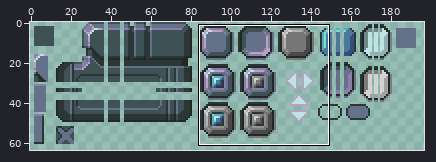
Two states of a sprite sheet, examples/data/gui/skins/scifi.png. The picture above shows the old version from afar; the outline marks the close-up.
Close-up. The starting point:
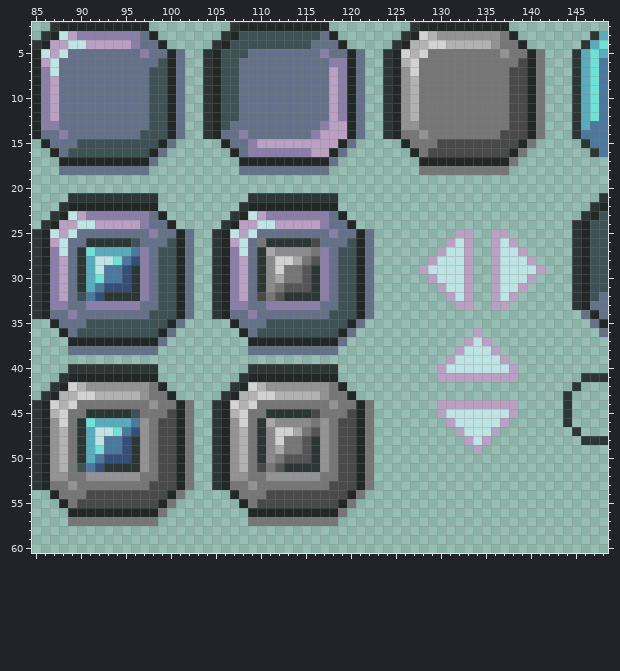
The file is 256x64 pixels. Colours within 5 levels of each other are drawn and written as one. Shown: x 85..148, y 2..60. The wide view leaves out empty margins.
Now the later version:
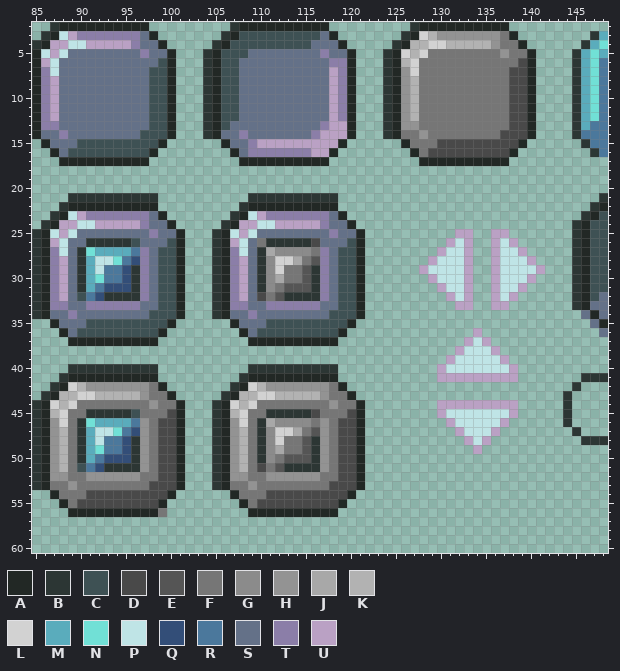
Palette (. is transparent): A #222825  B #2c3634  C #3e5154  D #494949  E #555555  F #767676  G #8b8b8b  H #939393  J #a8a8a8  K #b2b2b2  L #d2d2d2  M #5aacbc  N #71e0d6  P #bfe4e6  Q #334e78  R #4b789c  S #647188  T #8b7ea8  U #baa1c4
Log entry: Better button without bottom line.
Difference:
@@ x 85..148 @@
  4 BAUUPPUUUUUTSSA.....BACCCCCCCCCSSSA.....BAKKLLKKKKKHFFA......BMN
- 5 APUPSSSSSSSSTSSAS..BACCCSSSSSSSSTSSAS..BALKLFFFFFFFFHFFAF...BMNM
- 6 AUPSSSSSSSSSSSCAS..BACCSSSSSSSSSSTTAS..BAKLFFFFFFFFFFFDAF...BMNR
- 7 ATPSSSSSSSSSSCCAS..BACCSSSSSSSSSSUTAS..BAHLFFFFFFFFFFDDAF...BMNR
- 8 ATUSSSSSSSSSSCCAS..BACCSSSSSSSSSSUTAS..BAHKFFFFFFFFFFDDAF...BMNR
- 9 ATUSSSSSSSSSSCCAS..BACCSSSSSSSSSSUTAS..BAHKFFFFFFFFFFDDAF...BMNR
-10 ATUSSSSSSSSSSCCAS..BACCSSSSSSSSSSUTAS..BAHKFFFFFFFFFFDDAF...BMNR
-11 ATUSSSSSSSSSSCCAS..BACCSSSSSSSSSSUTAS..BAHKFFFFFFFFFFDDAF...BMNR
-12 ATUSSSSSSSSSSCCAS..BACCSSSSSSSSSSUTAS..BAHKFFFFFFFFFFDDAF...BMNR
-13 ATTSSSSSSSSSSCCAS..BACSSSSSSSSSSTUUAS..BAHHFFFFFFFFFFDDAF...BMRR
-14 ASSTSSSSSSSSCCCAS..BASSTSSSSSSSTUUUAS..BAFFHFFFFFFFFDDDAF...BRRR
-15 .ASSSCCCCCCCCCAS.....ASSTUUUUUUUUUAS.....AFFFDDDDDDDDDAF.....BRR
-16 ..ASCCCCCCCCCAS.......ASTTTTTTTUUAS.......AFDDDDDDDDDAF.......BR
-17 ...AAAAAAAAAAS.........AAAAAAAAAAS.........AAAAAAAAAAF..........
-18 ...SSSSSSSSSS..........SSSSSSSSSS..........FFFFFFFFFF...........
+ 5 APUPSSSSSSSSTSSA...BACCCSSSSSSSSTSSA...BALKLFFFFFFFFHFFA....BMNM
+ 6 AUPSSSSSSSSSSSCA...BACCSSSSSSSSSSTTA...BAKLFFFFFFFFFFFDA....BMNR
+ 7 ATPSSSSSSSSSSCCA...BACCSSSSSSSSSSUTA...BAHLFFFFFFFFFFDDA....BMNR
+ 8 ATUSSSSSSSSSSCCA...BACCSSSSSSSSSSUTA...BAHKFFFFFFFFFFDDA....BMNR
+ 9 ATUSSSSSSSSSSCCA...BACCSSSSSSSSSSUTA...BAHKFFFFFFFFFFDDA....BMNR
+10 ATUSSSSSSSSSSCCA...BACCSSSSSSSSSSUTA...BAHKFFFFFFFFFFDDA....BMNR
+11 ATUSSSSSSSSSSCCA...BACCSSSSSSSSSSUTA...BAHKFFFFFFFFFFDDA....BMNR
+12 ATUSSSSSSSSSSCCA...BACCSSSSSSSSSSUTA...BAHKFFFFFFFFFFDDA....BMNR
+13 ATTSSSSSSSSSSCCA...BACSSSSSSSSSSTUUA...BAHHFFFFFFFFFFDDA....BMRR
+14 ASSTSSSSSSSSCCCA...BASSTSSSSSSSTUUUA...BAFFHFFFFFFFFDDDA....BRRR
+15 .ASSSCCCCCCCCCA......ASSTUUUUUUUUUA......AFFFDDDDDDDDDA......BRR
+16 ..ASCCCCCCCCCA........ASTTTTTTTUUA........AFDDDDDDDDDA........BR
+17 ...AAAAAAAAAA..........AAAAAAAAAA..........AAAAAAAAAA...........
+18 ................................................................
 19 ................................................................
@@ x 87..124 @@
 24 AUUPPUUUUUTSSA.....BAUUPPUUUUUTSSA....
-25 PUPSSSSSSSSTSSAS..BAPUPSSSSSSSSTSSAS..
-26 UPSSBBBBBCSSSCAS..BAUPSFBBBBBDSSSCAS..
-27 TPSBNMMMMRTSCCAS..BATPSBJGGGGFTSCCAS..
-28 TUSBMPPNRQTSCCAS..BATUSBGLLJFETSCCAS..
-29 TUSBMPRRQBTSCCAS..BATUSBGLFFEBTSCCAS..
-30 TUSBMNRRQBTSCCAS..BATUSBGJFFEBTSCCAS..
-31 TUSBMRQQQBTSCCAS..BATUSBGFEEEBTSCCAS..
-32 TUSCRQBBBBTSCCAS..BATUSDFEBBBBTSCCAS..
-33 TTSSTTTTTTSSCCAS..BATTSSTTTTTTSSCCAS..
-34 SSTSSSSSSSSCCCAS..BASSTSSSSSSSSCCCAS..
-35 ASSSCCCCCCCCCAS.....ASSSCCCCCCCCCAS...
-36 .ASCCCCCCCCCAS.......ASCCCCCCCCCAS....
-37 ..AAAAAAAAAAS.........AAAAAAAAAAS.....
-38 ..SSSSSSSSSS..........SSSSSSSSSS......
+25 PUPSSSSSSSSTSSA...BAPUPSSSSSSSSTSSA...
+26 UPSSBBBBBCSSSCA...BAUPSFBBBBBDSSSCA...
+27 TPSBNMMMMRTSCCA...BATPSBJGGGGFTSCCA...
+28 TUSBMPPNRQTSCCA...BATUSBGLLJFETSCCA...
+29 TUSBMPRRQBTSCCA...BATUSBGLFFEBTSCCA...
+30 TUSBMNRRQBTSCCA...BATUSBGJFFEBTSCCA...
+31 TUSBMRQQQBTSCCA...BATUSBGFEEEBTSCCA...
+32 TUSCRQBBBBTSCCA...BATUSDFEBBBBTSCCA...
+33 TTSSTTTTTTSSCCA...BATTSSTTTTTTSSCCA...
+34 SSTSSSSSSSSCCCA...BASSTSSSSSSSSCCCA...
+35 ASSSCCCCCCCCCA......ASSSCCCCCCCCCA....
+36 .ASCCCCCCCCCA........ASCCCCCCCCCA.....
+37 ..AAAAAAAAAA..........AAAAAAAAAA......
+38 ......................................
 39 ......................................
@@ x 87..124 @@
 43 AKKLLKKKKKHFFA.....BAKKLLKKKKKHFFA....
-44 LKLFFFFFFFFHFFAF..BALKLFFFFFFFFHFFAF..
-45 KLFFBBBBBCFFFDAF..BAKLFFBBBBBDFFFDAF..
-46 HLFBNMMMMRHFDDAF..BAHLFBJGGGGFHFDDAF..
-47 HKFBMPPNRQHFDDAF..BAHKFBGLLJFEHFDDAF..
-48 HKFBMPRRQBHFDDAF..BAHKFBGLFFEBHFDDAF..
-49 HKFBMNRRQBHFDDAF..BAHKFBGJFFEBHFDDAF..
-50 HKFBMRQQQBHFDDAF..BAHKFBGFEEEBHFDDAF..
-51 HKFCRQBBBBHFDDAF..BAHKFDFEBBBBHFDDAF..
-52 HHFFHHHHHHFFDDAF..BAHHFFHHHHHHFFDDAF..
-53 FFHFFFFFFFFDDDAF..BAFFHFFFFFFFFDDDAF..
-54 AFFFDDDDDDDDDAF.....AFFFDDDDDDDDDAF...
-55 .AFDDDDDDDDDAF.......AFDDDDDDDDDAF....
-56 ..AAAAAAAAAAF.........AAAAAAAAAAF.....
-57 ..FFFFFFFFFF..........FFFFFFFFFF......
+44 LKLFFFFFFFFHFFA...BALKLFFFFFFFFHFFA...
+45 KLFFBBBBBCFFFDA...BAKLFFBBBBBDFFFDA...
+46 HLFBNMMMMRHFDDA...BAHLFBJGGGGFHFDDA...
+47 HKFBMPPNRQHFDDA...BAHKFBGLLJFEHFDDA...
+48 HKFBMPRRQBHFDDA...BAHKFBGLFFEBHFDDA...
+49 HKFBMNRRQBHFDDA...BAHKFBGJFFEBHFDDA...
+50 HKFBMRQQQBHFDDA...BAHKFBGFEEEBHFDDA...
+51 HKFCRQBBBBHFDDA...BAHKFDFEBBBBHFDDA...
+52 HHFFHHHHHHFFDDA...BAHHFFHHHHHHFFDDA...
+53 FFHFFFFFFFFDDDA...BAFFHFFFFFFFFDDDA...
+54 AFFFDDDDDDDDDA......AFFFDDDDDDDDDA....
+55 .AFDDDDDDDDDA........AFDDDDDDDDDA.....
+56 ..AAAAAAAAAAF.........AAAAAAAAAA......
+57 ......................................
 58 ......................................
Boxes around the changes in both close-ups, in picture pixels (x1, y1, x2, y2):
erased: (59, 49, 185, 175)
erased: (239, 49, 365, 175)
erased: (419, 49, 545, 175)
erased: (68, 229, 194, 355)
erased: (248, 229, 374, 355)
erased: (68, 400, 194, 526)
erased: (248, 400, 374, 526)
